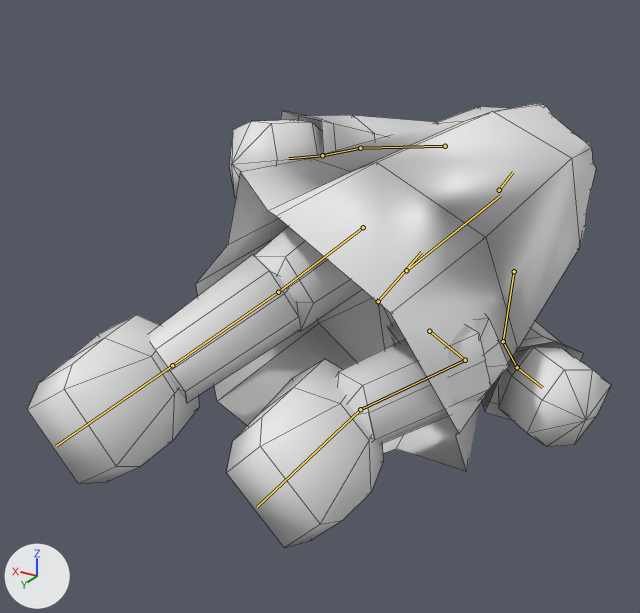
One commit to the FBX model Assets/Prefabs/Player/Spook/Player Spook_anims.fbx: the scene before it, then after it.
Both versions are drawn from a 50 mm lens placed at (-0.8, 1.647, 1.248), pointed at (0.15, 0.063, 0.456). The axes (+X, +Y, +Z) are drawn at lower left. The lights are the same throughout. Both versions are drawn at frame 21 of the action 'Armature|SpookyDash_Run'; the numbers are the values there. The bones that bend it are drawn over the model as lines. Mesh edges are drawn as thin lines.

Objects in the first picture: 'body_pattern', 'left_arm', 'left_foot_black', 'left_hand_black', 'left_leg_black', 'right_arm', 'right_foot_black', 'right_hand_black', 'right_leg_black'.
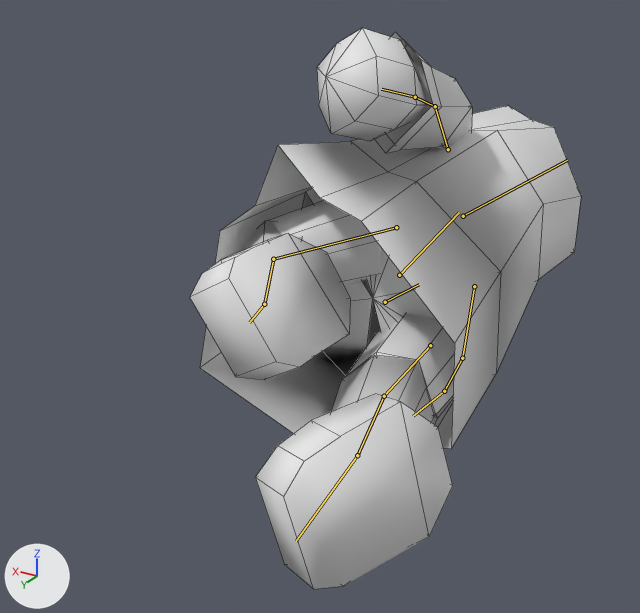
The edits, one by one:
Bone 'root' (bone_root) moves from (-0.001, -0.028, 0.065) to (0.01, -0.03, 0.056).
Bone 'root' (bone_root) turns from (-102, -8, 143) to (-96, -5, -54) degrees about its own x, y and z.
Bone 'root' (bone_root) is rescaled from (1.0, 1.16, 1.01) to (1.0, 1.05, 1.0).
Bone 'thigh.L' (bone_thigh_l) moves from (-0.006, 0.018, 0.044) to (-0.005, 0.017, 0.037).
Bone 'thigh.L' (bone_thigh_l) turns from (-50, -25, 7) to (-51, -21, 6) degrees about its own x, y and z.
Bone 'shin.L' (bone_shin_l) turns from (71, -10, 6) to (78, -9, 5) degrees about its own x, y and z.
Bone 'foot.L' (bone_foot_l) turns from (59, 25, 1) to (58, 21, 0) degrees about its own x, y and z.
Bone 'thigh.R' (bone_thigh_r) moves from (0.006, 0.005, -0.039) to (0.005, 0.008, -0.032).
Bone 'thigh.R' (bone_thigh_r) turns from (0, -17, 5) to (6, -15, 4) degrees about its own x, y and z.
Bone 'thigh.R' (bone_thigh_r) is rescaled from (1.0, 1.0, 1.0) to (1.0, 1.01, 1.0).
Bone 'shin.R' (bone_shin_r) turns from (32, 1, -1) to (10, 1, 4) degrees about its own x, y and z.
Bone 'shin.R' (bone_shin_r) is rescaled from (1.0, 1.0, 1.0) to (1.0, 1.03, 1.0).
Bone 'chest' (bone_chest) moves from (0.001, -0.114, -0.065) to (-0.01, -0.124, -0.055).
Bone 'chest' (bone_chest) turns from (-101, -3, 128) to (-92, 6, -72) degrees about its own x, y and z.
Bone 'chest' (bone_chest) is rescaled from (1.0, 1.17, 1.01) to (1.0, 1.05, 1.0).
Bone 'head' (bone_head) moves from (0.014, -0.002, 0.003) to (0.015, -0.002, 0.004).
Bone 'head' (bone_head) turns from (31, 11, 7) to (30, 6, 4) degrees about its own x, y and z.
Bone 'upper_arm.L' (bone_upper_arm_l) moves from (-0.008, 0.006, 0.016) to (-0.007, 0.006, 0.023).
Bone 'upper_arm.L' (bone_upper_arm_l) turns from (-6, 25, 21) to (23, 39, 25) degrees about its own x, y and z.
Bone 'forearm.L' (bone_forearm_l) turns from (-37, -48, 11) to (-36, -45, 31) degrees about its own x, y and z.
Bone 'forearm.L' (bone_forearm_l) is rescaled from (1.0, 1.0, 1.0) to (1.0, 1.01, 1.0).
Bone 'upper_arm.R' (bone_upper_arm_r) moves from (0.001, 0.007, -0.012) to (0.001, 0.008, -0.016).
Bone 'upper_arm.R' (bone_upper_arm_r) turns from (27, -36, -35) to (-2, -42, -18) degrees about its own x, y and z.
Bone 'forearm.R' (bone_forearm_r) turns from (-19, 36, -21) to (-22, 33, -7) degrees about its own x, y and z.
Bone 'forearm.R' (bone_forearm_r) is rescaled from (1.0, 1.0, 1.0) to (1.0, 1.01, 1.0).
Bone 'hand.R' (bone_hand_r) turns from (-15, 15, -4) to (-20, 12, -8) degrees about its own x, y and z.
Bone 'hand.R' (bone_hand_r) is rescaled from (1.0, 1.0, 1.0) to (1.0, 1.02, 1.0).

What differs and where, as boxes [x1, y1, x2, y2] in the pictures (640 x 613 px):
'body_pattern', posed (7% shorter): before [196, 103, 596, 471]; after [200, 106, 581, 449]
'right_foot_black', posed (15% wider, 15% taller): before [27, 315, 199, 484]; after [255, 394, 453, 589]
'left_foot_black', posed (22% shorter): before [227, 359, 384, 548]; after [190, 233, 350, 380]
'right_leg_black', posed: before [150, 226, 363, 401]; after [331, 314, 455, 422]
'left_hand_black', posed (14% taller): before [498, 347, 611, 446]; after [317, 28, 426, 141]
'left_leg_black', posed: before [336, 315, 509, 444]; after [240, 200, 381, 287]
'left_arm', posed: before [482, 321, 583, 420]; after [375, 32, 472, 153]
'right_hand_black', posed (not visible afterwards): before [229, 120, 323, 198]
'right_arm', posed (not visible afterwards): before [280, 111, 438, 155]
bone 'root', root to tip: before (378, 301) to (421, 252); after (385, 302) to (419, 284)
bone 'thigh.L', root to tip: before (429, 331) to (465, 360); after (396, 227) to (273, 259)
bone 'shin.L', root to tip: before (465, 360) to (360, 409); after (273, 259) to (264, 304)
bone 'foot.L', root to tip: before (360, 409) to (257, 507); after (264, 304) to (249, 322)
bone 'thigh.R', root to tip: before (363, 227) to (278, 292); after (430, 345) to (384, 396)
bone 'shin.R', root to tip: before (278, 292) to (172, 365); after (384, 396) to (357, 455)
bone 'chest', root to tip: before (406, 270) to (500, 195); after (399, 275) to (459, 212)
bone 'head', root to tip: before (499, 190) to (513, 172); after (463, 216) to (567, 160)
bone 'upper_arm.L', root to tip: before (514, 271) to (503, 341); after (448, 149) to (435, 106)
bone 'forearm.L', root to tip: before (503, 341) to (517, 367); after (435, 106) to (415, 97)
bone 'upper_arm.R', root to tip: before (445, 146) to (360, 148); after (474, 286) to (462, 358)
bone 'forearm.R', root to tip: before (360, 148) to (322, 155); after (462, 358) to (444, 391)
bone 'hand.R', root to tip: before (322, 155) to (288, 158); after (444, 391) to (413, 416)
